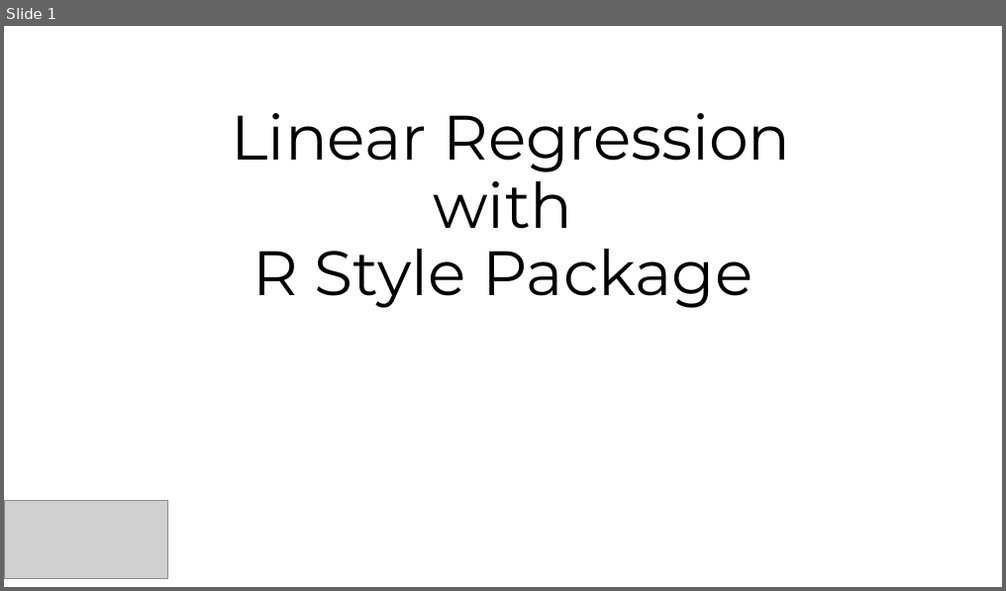
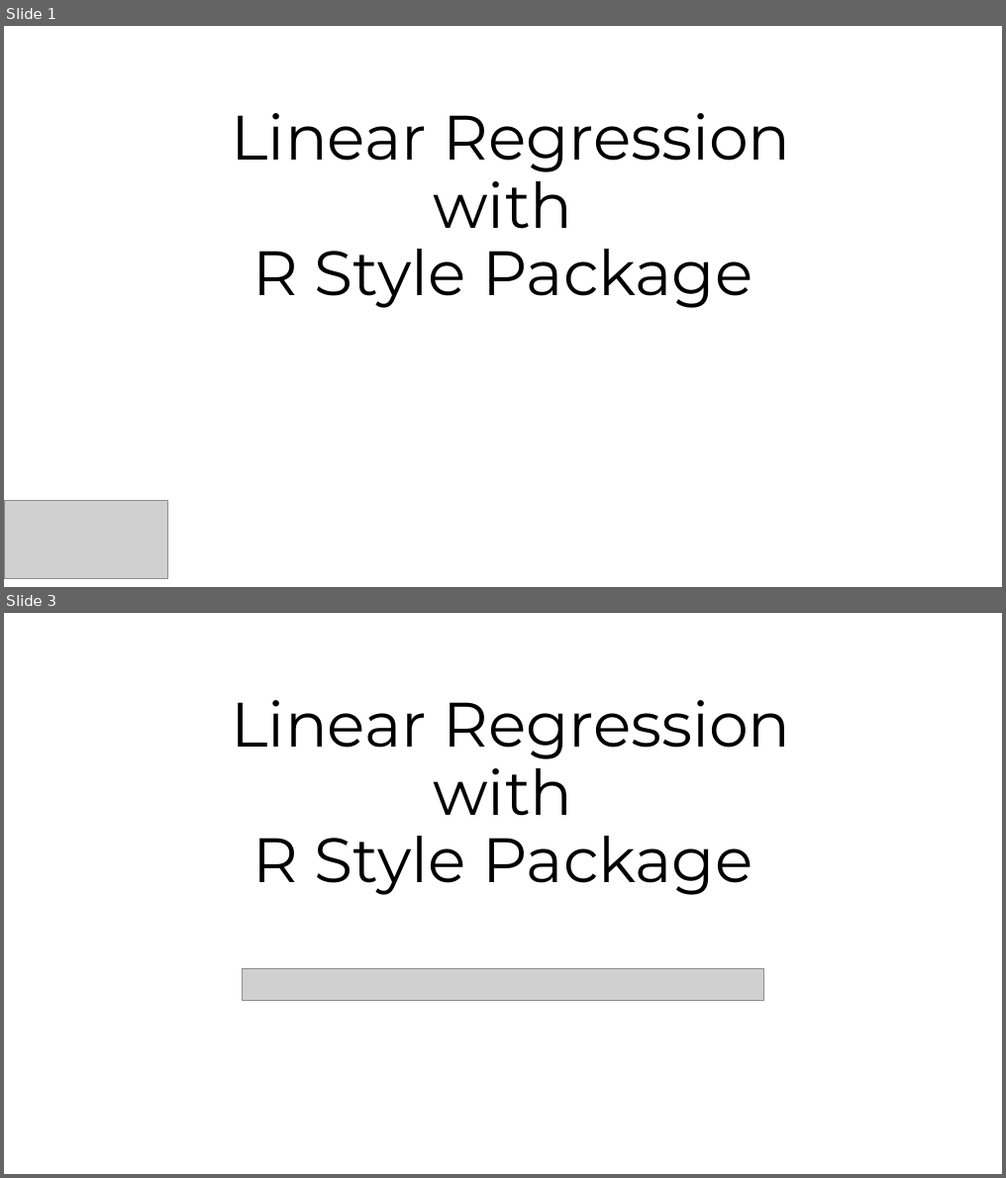
Before and after one commit to SungchulLee/statistics, a slide deck: R 스타일 팩키지를 이용한 선형 회귀분석.pptx. Shown one above the other, each under a label of ours: slide 1 before the commit, slides 1 and 3 after it; the slides between them are not shown. The pictures are 1006x591 and 1006x1178 pixels, drawn with LibreOffice and Linux fonts; fonts in the diff are those of the drawing; grey boxes stand for pictures. Boxes give left, top, right and bottom in pixels: in the first picture for what was removed or moved away, otherwise in the second. Text is boxed around its words. In the diff, an @@ line names an element or a change of style, - is before the commit and + after.

Commit message:
add

```diff
--- a/R 스타일 팩키지를 이용한 선형 회귀분석.pptx
+++ b/R 스타일 팩키지를 이용한 선형 회귀분석.pptx
@@ slide 3 added at bbox=[4, 613, 1002, 1174], background #FFFFFF @@
@@ title added at bbox=[232, 700, 790, 895], 60.3 pt, text #000000 @@
+Linear Regression
+with
+R Style Package
@@ picture added at bbox=[242, 968, 764, 1001] @@
```
Also in this commit, not shown: 18 other slides added.
